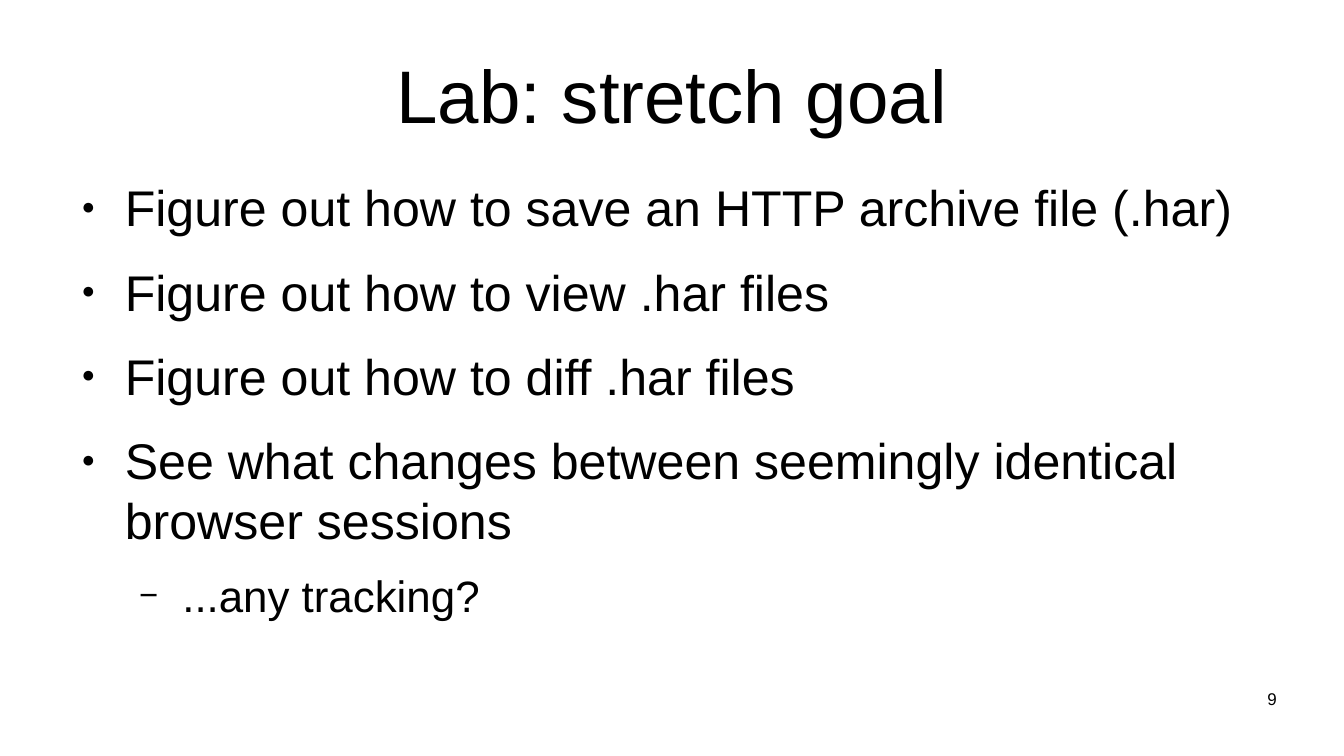
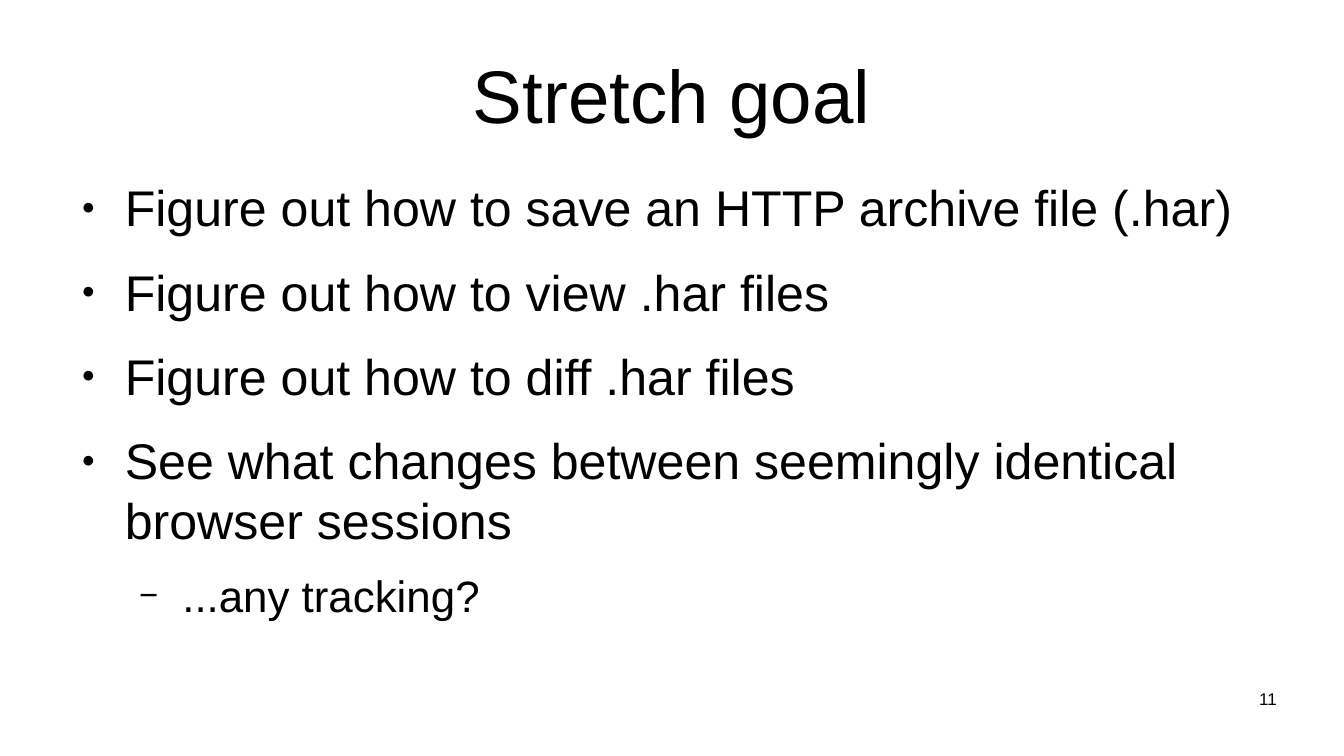
Before and after one commit to sftcd/witidtm, a slide deck: slide 11 of lectures/2022-2023/labs.odp (slide 9 before the commit). Drawn at 1344x756 pixels with LibreOffice and Linux fonts; fonts in the diff are those of the drawing. Boxes give left, top, right and bottom in pixels: in the first picture for what was removed or moved away, otherwise in the second. Text is boxed around its words. In the diff, an @@ line names an element or a change of style, - is before the commit and + after.

```diff
--- a/lectures/2022-2023/labs.odp
+++ b/lectures/2022-2023/labs.odp
@@ title at <box>473,69,870,137</box>: text changed @@
-Lab: stretch goal
+Stretch goal
@@ page number at <box>1259,693,1277,705</box>: text changed @@
-9
+11
```
Also in this commit, not shown: 9 other slides changed, 8 slides added, 5 slides removed, 1 other file.
